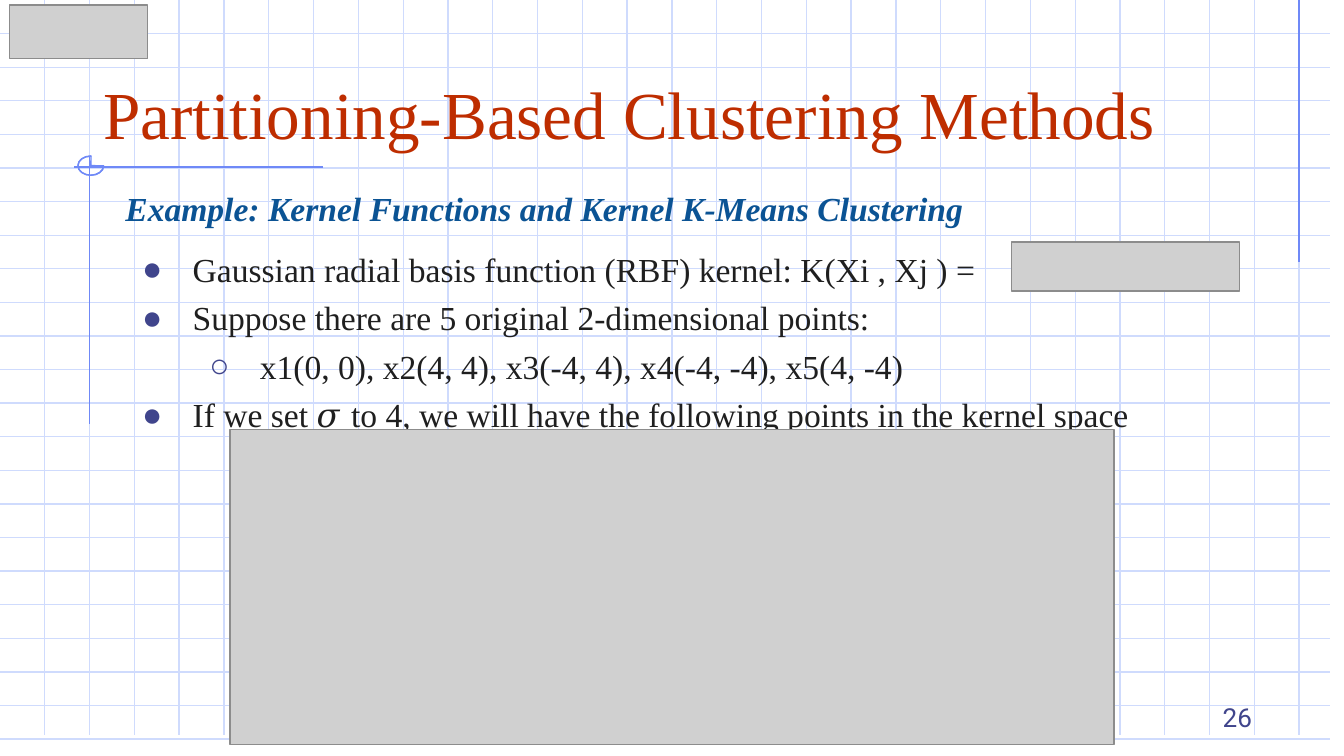
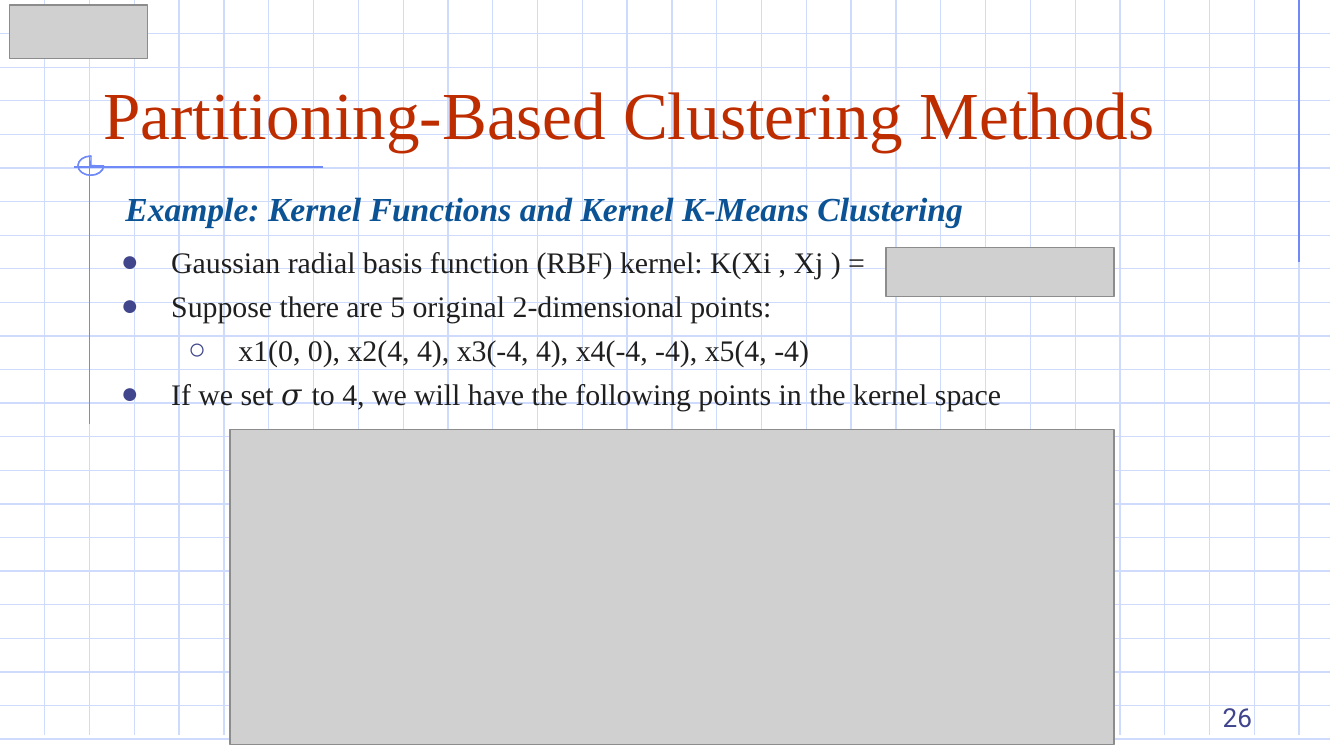
Before and after one commit to DazielNguyen/DBM302m, a slide deck: slide 26 of slides/Chapter 04/4.3 Partitioning-Based Clustering Methods.pptx. Drawn at 1344x756 pixels with LibreOffice and Linux fonts; fonts in the diff are those of the drawing; grey boxes stand for pictures. Boxes give left, top, right and bottom in pixels: in the first picture for what was removed or moved away, otherwise in the second. Text is boxed around its words. In the diff, an @@ line names an element or a change of style, - is before the commit and + after.

```diff
--- a/slides/Chapter 04/4.3 Partitioning-Based Clustering Methods.pptx
+++ b/slides/Chapter 04/4.3 Partitioning-Based Clustering Methods.pptx
@@ text "Gaussian radial basis function (RBF) ..." moved from (x1=193, y1=255, x2=1129, y2=435) to (x1=171, y1=250, x2=1001, y2=411) @@
@@ text "Gaussian radial basis function (RBF) ..." at (x1=171, y1=250, x2=1001, y2=411): size 18 to 16 pt @@
@@ picture moved from (x1=1012, y1=242, x2=1241, y2=290) to (x1=886, y1=247, x2=1114, y2=296) @@
```
Also in this commit, not shown: 8 other files.
